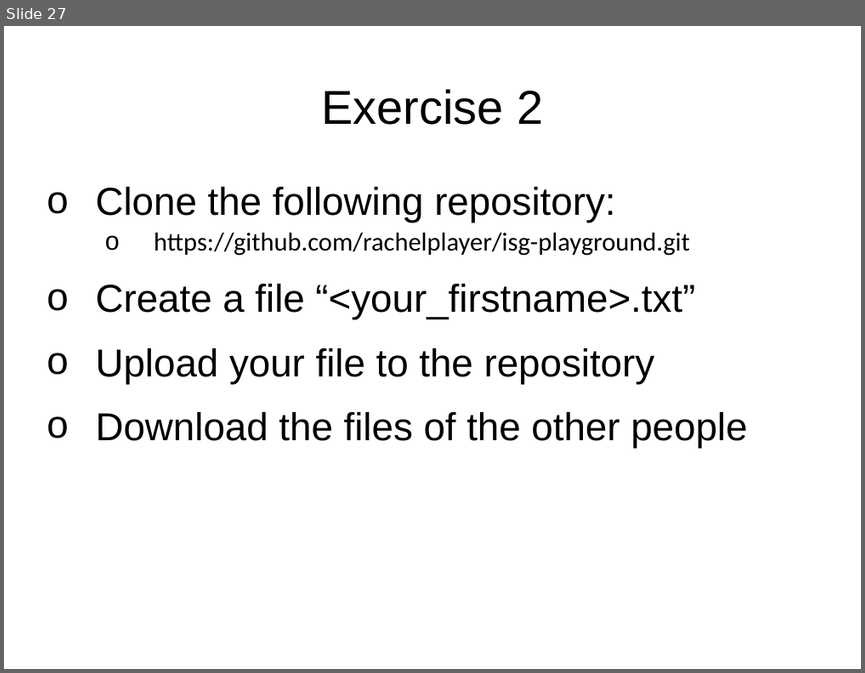
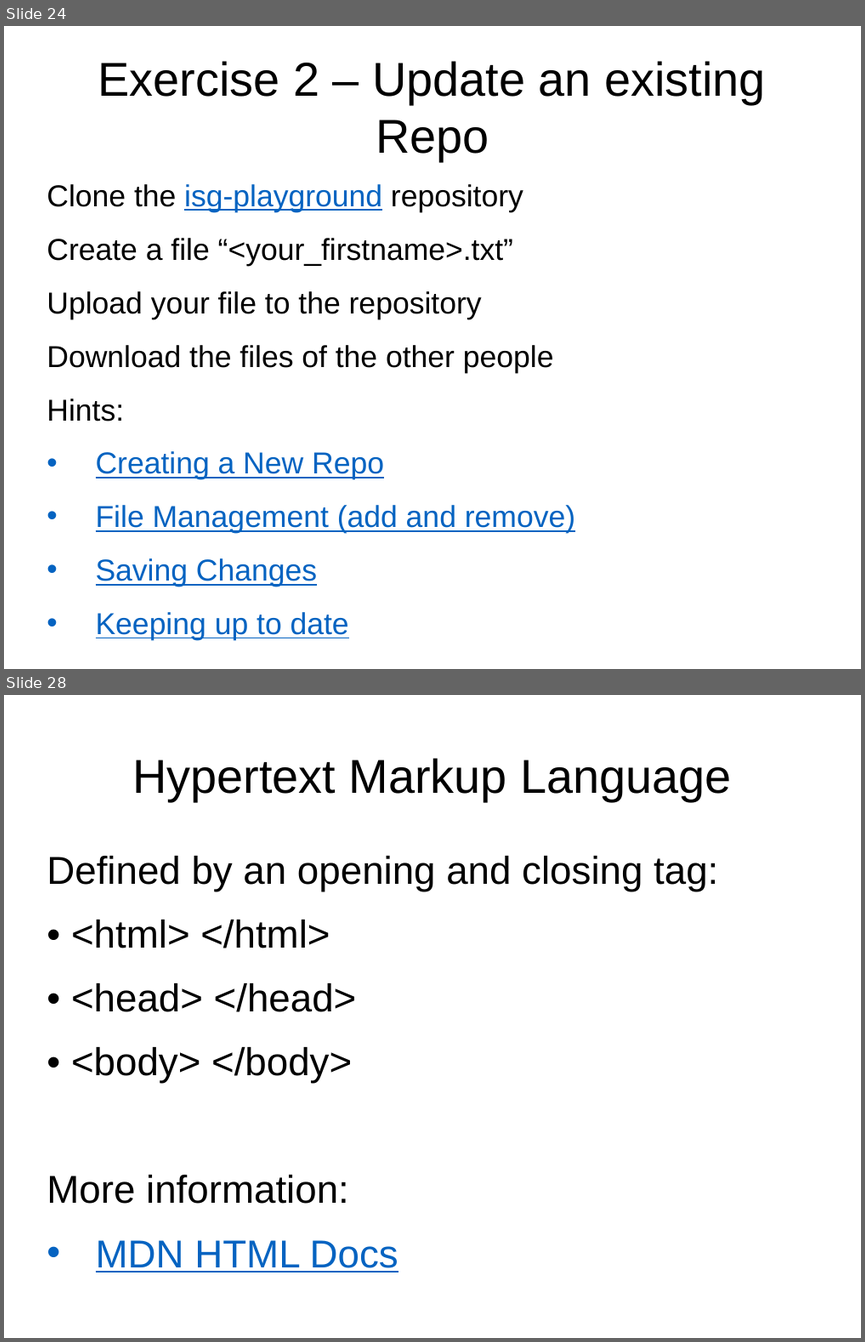
Before and after one commit to rachelplayer/isg-playground, a slide deck: git_workshop.pptx. Shown one above the other, each under a label of ours: slide 27 before the commit, slides 24 and 28 after it; the slides between them are not shown. The pictures are 865x673 and 865x1342 pixels, drawn with LibreOffice and Linux fonts; fonts in the diff are those of the drawing. Boxes give left, top, right and bottom in pixels: in the first picture for what was removed or moved away, otherwise in the second. Text is boxed around its words. In the diff, an @@ line names an element or a change of style, - is before the commit and + after.

```diff
--- a/git_workshop.pptx
+++ b/git_workshop.pptx
@@ slide 28 added at <box>4,695,861,1338</box>, background #FFFFFF @@
@@ title added at <box>132,758,732,801</box>, 44 pt, text #000000 @@
+Hypertext Markup Language
@@ text added at <box>46,856,718,1272</box>, 36 pt, text #000000 @@
+Defined by an opening and closing tag:
+• <html> </html>
+• <head> </head>
+• <body> </body>
+More information:
+• MDN HTML Docs
@@ what was slide 27 is now slide 24 @@
@@ slide 24 changed as well @@
@@ title at <box>98,61,766,161</box>: text changed @@
-Exercise 2
+Exercise 2 – Update an existing Repo
@@ text at <box>46,184,523,212</box>: text changed; size 24 to 28 pt; font Calibri to Arial @@
-o Clone the following repository:
-  o https://github.com/rachelplayer/isg-playground.git
+Clone the isg-playground repository
@@ text at <box>46,238,554,373</box>: size 36 to 28 pt in "Create a file “<your_firstname>.txt”", "Upload your file to the repository", "Download the files of the other people"; bullet o to none @@
@@ text at <box>46,398,575,640</box>: paragraphs added @@
+Hints:
+• Creating a New Repo
+• File Management (add and remove)
+• Saving Changes
+• Keeping up to date
```
Also in this commit, not shown: 5 other slides changed, 32 other slides added, 52 slides removed.
